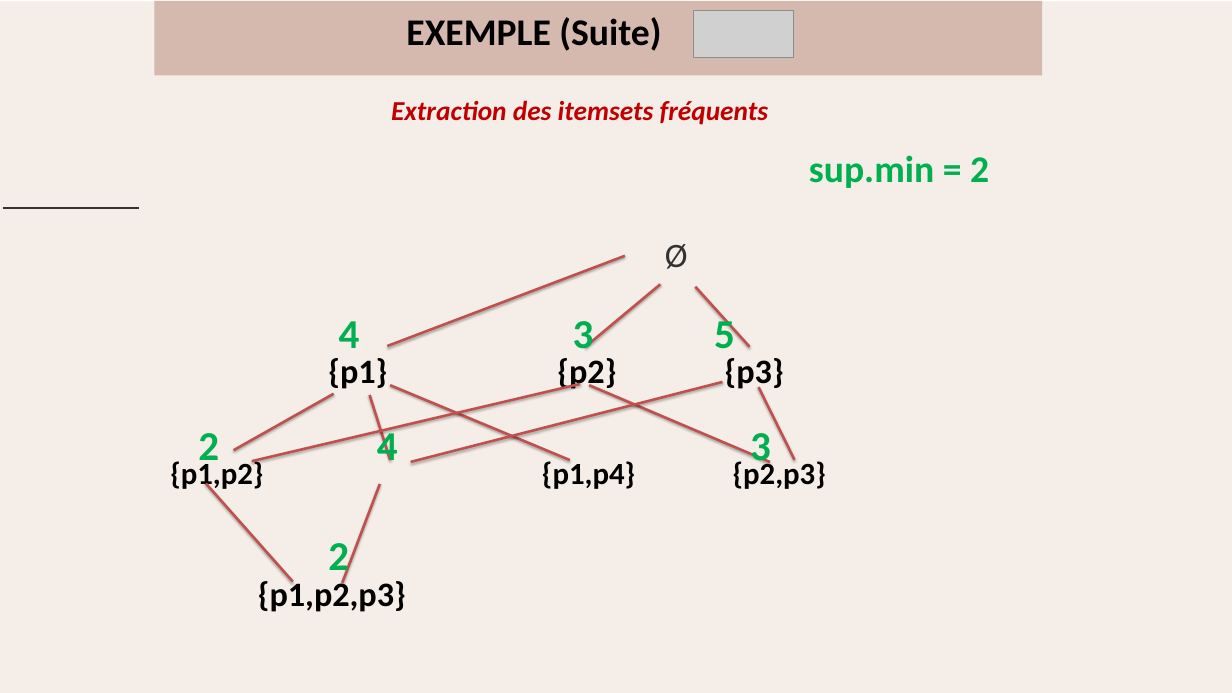
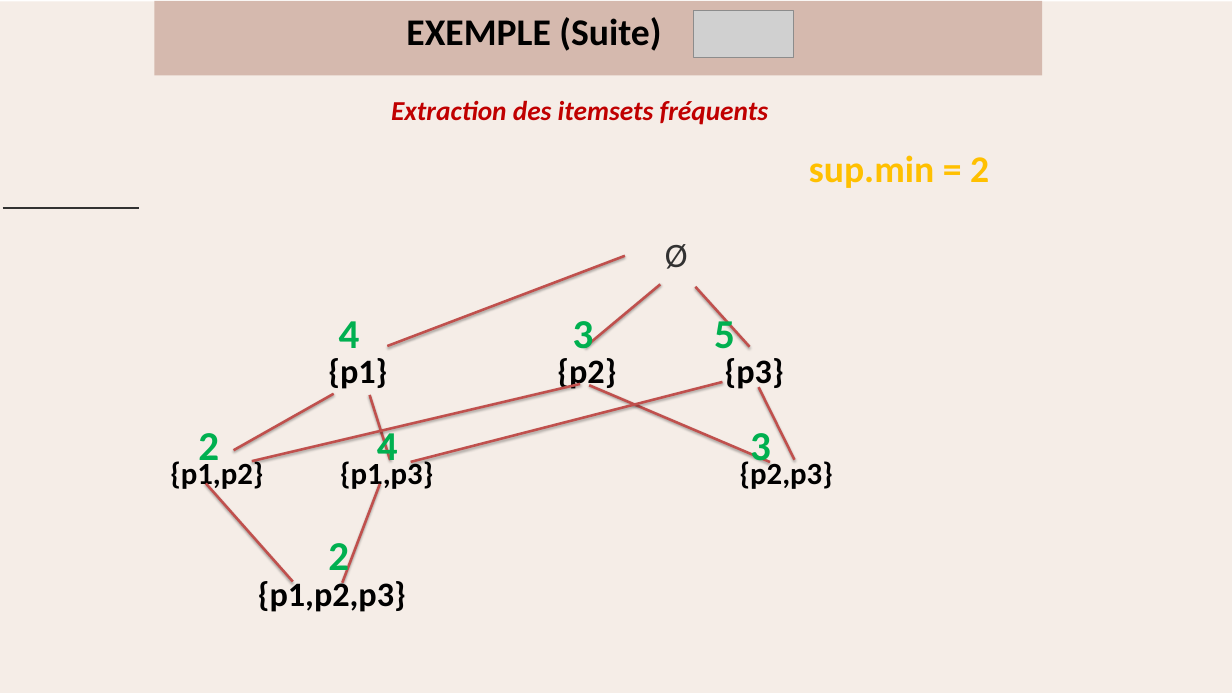
Before and after one commit to wassila90/projetADS, a slide deck: slide 12 of Présentation_Regles_association.pptx. Drawn at 1232x693 pixels with LibreOffice and Linux fonts; fonts in the diff are those of the drawing; grey boxes stand for pictures. Boxes give left, top, right and bottom in pixels: in the first picture for what was removed or moved away, otherwise in the second. Text is boxed around its words. In the diff, an @@ line names an element or a change of style, - is before the commit and + after.

```diff
--- a/Présentation_Regles_association.pptx
+++ b/Présentation_Regles_association.pptx
@@ text "sup.min = 2" at <box>809,155,989,188</box>: text colour #00B050 to #FFC000 @@
@@ line removed from (390, 385) to (570, 460) @@
@@ text at <box>170,458,833,492</box>: text changed @@
-{p1,p2} {p1,p4} {p2,p3}
+{p1,p2} {p1,p3} {p2,p3}
```
Also in this commit, not shown: 4 other slides changed, 2 slides added.
